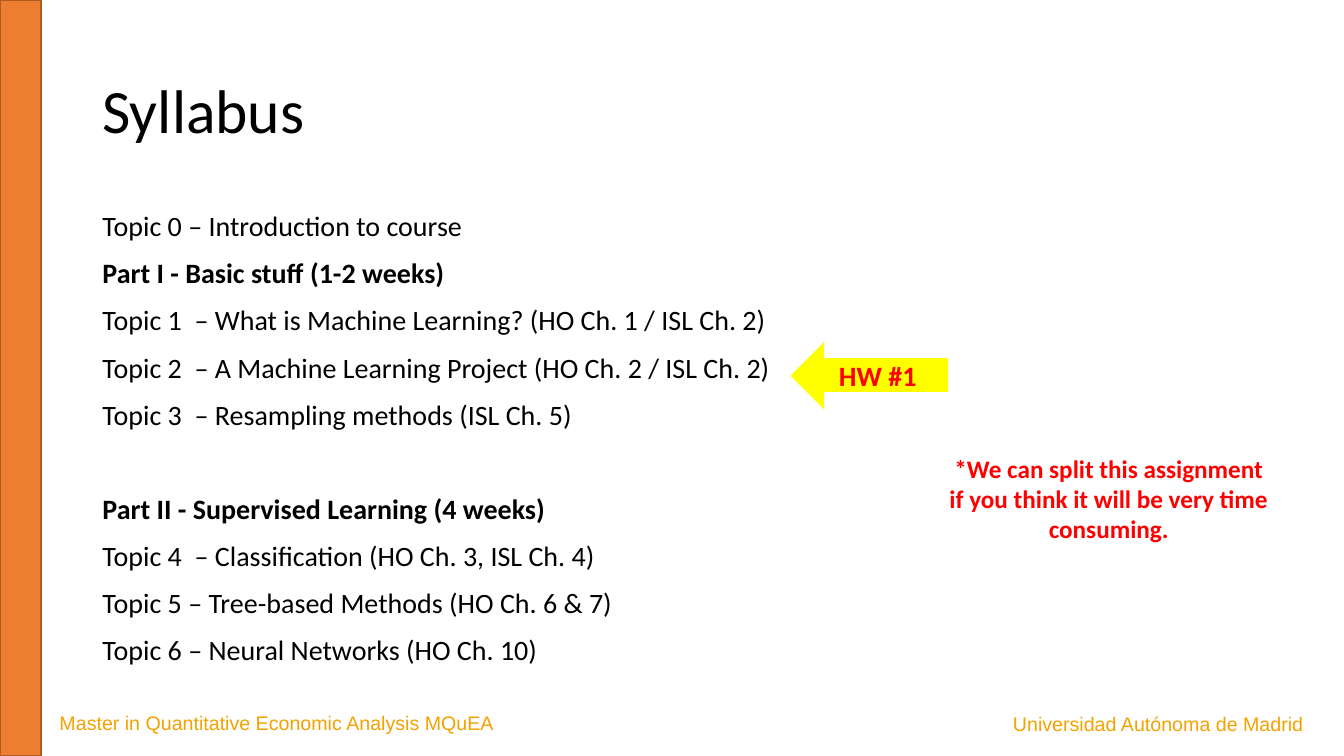
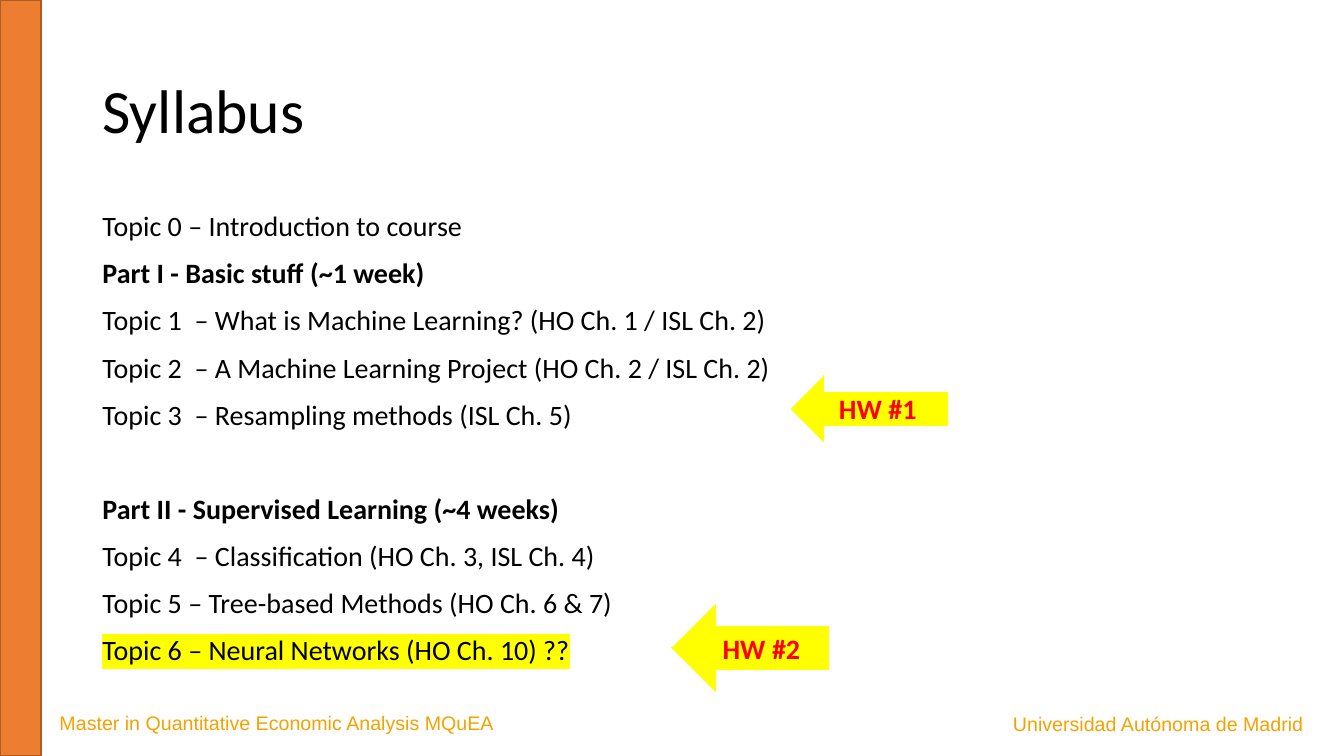
Before and after one commit to JavierBas/IMLEF-MQuEA, a slide deck: slide 7 of Course content/Slides/Topic 0 - Course presentation.pptx. Drawn at 1344x756 pixels with LibreOffice and Linux fonts; fonts in the diff are those of the drawing. Boxes give left, top, right and bottom in pixels: in the first picture for what was removed or moved away, otherwise in the second. Text is boxed around its words. In the diff, an @@ line names an element or a change of style, - is before the commit and + after.

```diff
--- a/Course content/Slides/Topic 0 - Course presentation.pptx
+++ b/Course content/Slides/Topic 0 - Course presentation.pptx
@@ text at (x1=102, y1=262, x2=424, y2=287): text changed @@
-Part I - Basic stuff (1-2 weeks)
+Part I - Basic stuff (~1 week)
@@ left arrow "HW #1" moved from (x1=791, y1=343, x2=949, y2=408) to (x1=791, y1=376, x2=949, y2=442) @@
@@ text removed at (x1=949, y1=460, x2=1268, y2=543) @@
-*We can split this assignment if you think it will be very time consuming.
@@ text at (x1=102, y1=498, x2=559, y2=524): text changed @@
-Part II - Supervised Learning (4 weeks)
+Part II - Supervised Learning (~4 weeks)
@@ left arrow added at (x1=673, y1=604, x2=830, y2=692), fill #FFFF00, outline #FFFF00 0.75 pt, 20 pt, text #FF0000, bold @@
+HW #2
@@ text at (x1=102, y1=639, x2=537, y2=665): text changed @@
-Topic 6 – Neural Networks (HO Ch. 10)
+Topic 6 – Neural Networks (HO Ch. 10) ??
```
Also in this commit, not shown: 4 other slides changed, 1 other file.
